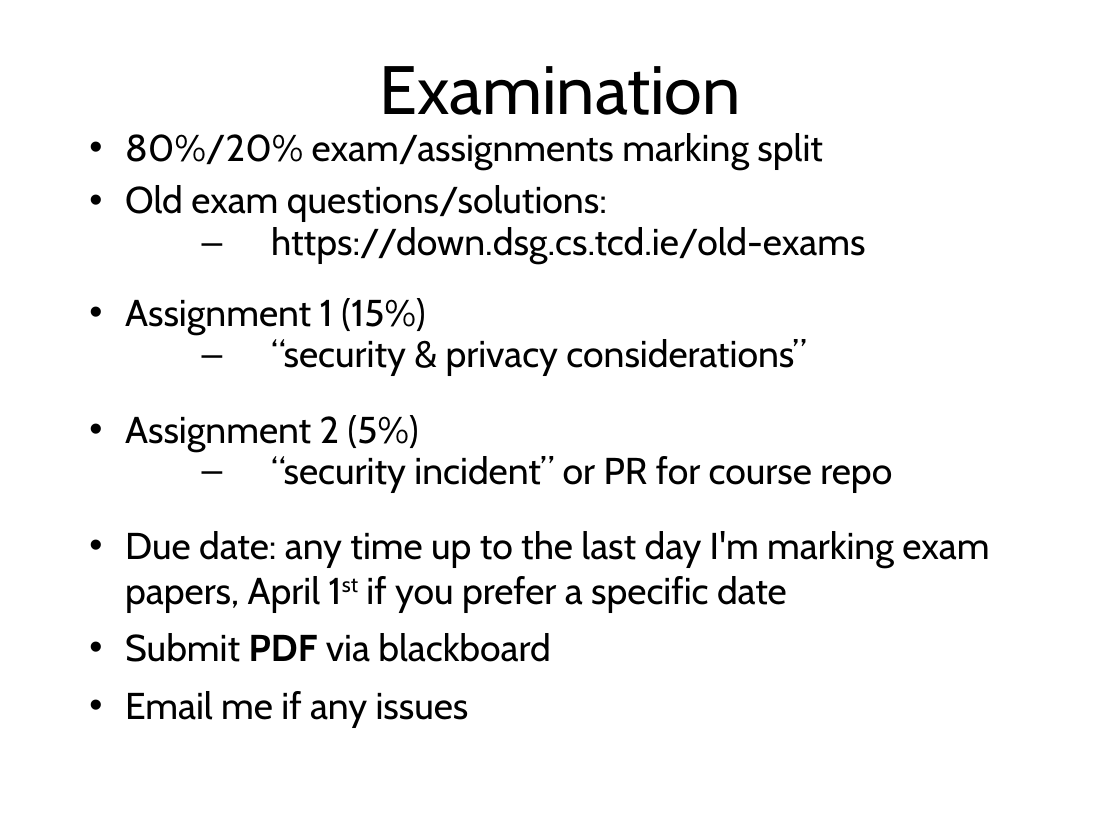
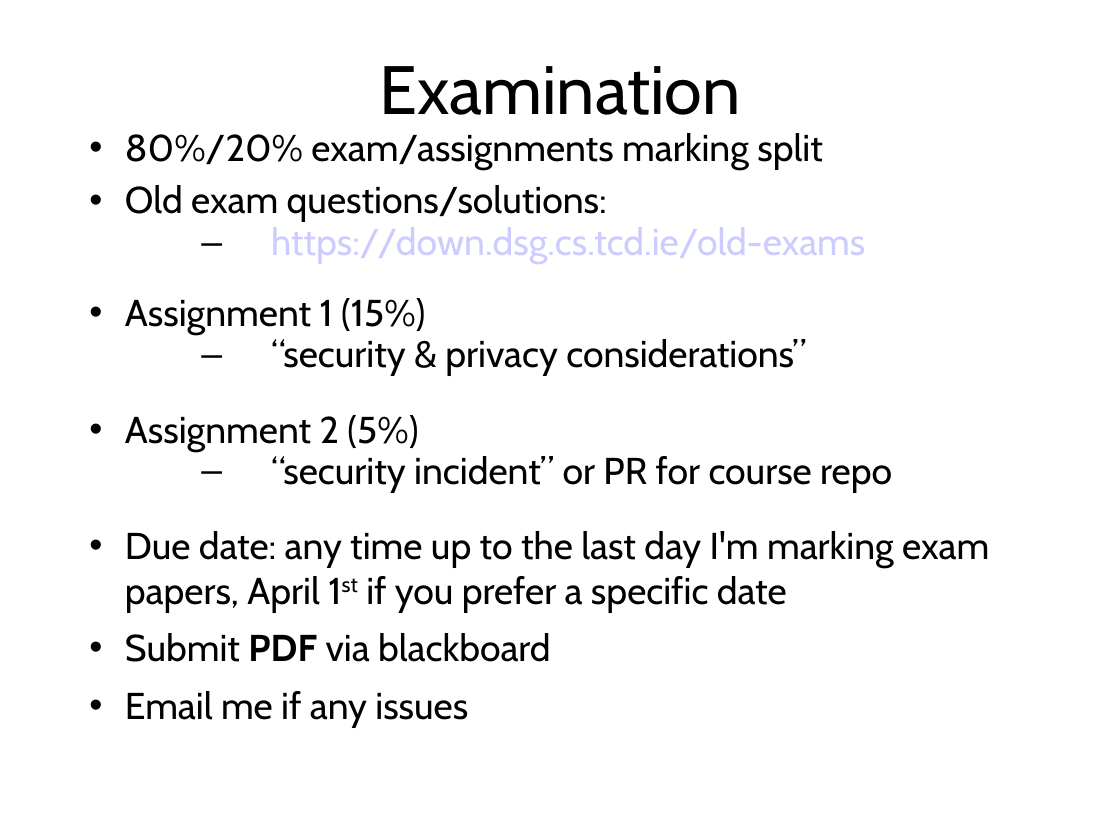
Before and after one commit to sftcd/cs7053, a slide deck: slide 3 of 2016lectures/00-quick-intro.ppt. Drawn at 1120x840 pixels with LibreOffice and Linux fonts; fonts in the diff are those of the drawing. Boxes give left, top, right and bottom in pixels: in the first picture for what was removed or moved away, otherwise in the second. Text is boxed around its words. In the diff, an @@ line names an element or a change of style, - is before the commit and + after.

```diff
--- a/2016lectures/00-quick-intro.ppt
+++ b/2016lectures/00-quick-intro.ppt
@@ text "80%/20% exam/assignments marking split" at box(125, 133, 989, 727): text colour #000000 to #CCCCFF in "https://down.dsg.cs.tcd.ie/old-exams" @@
```
Also in this commit, not shown: 2 other slides changed, 3 other files.
